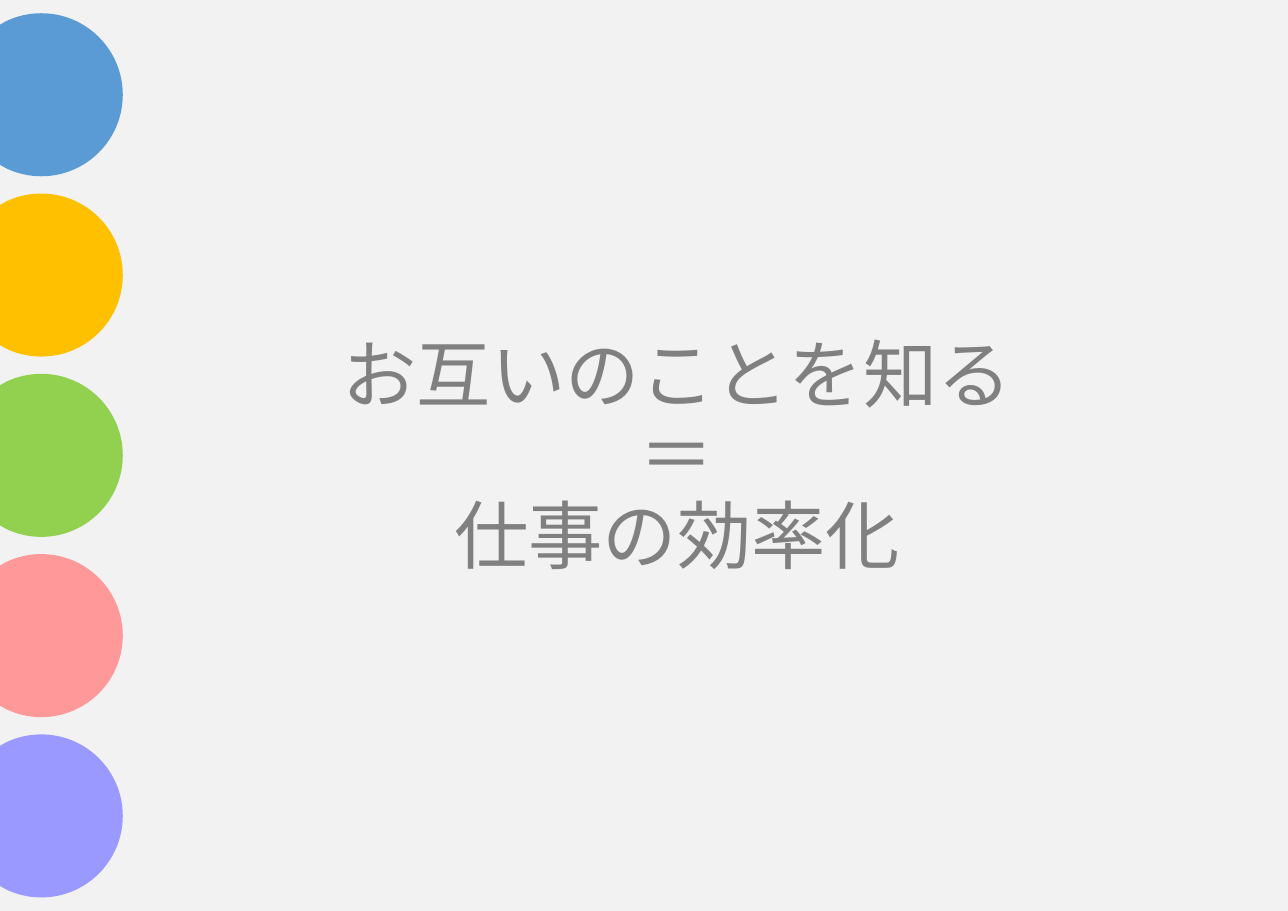
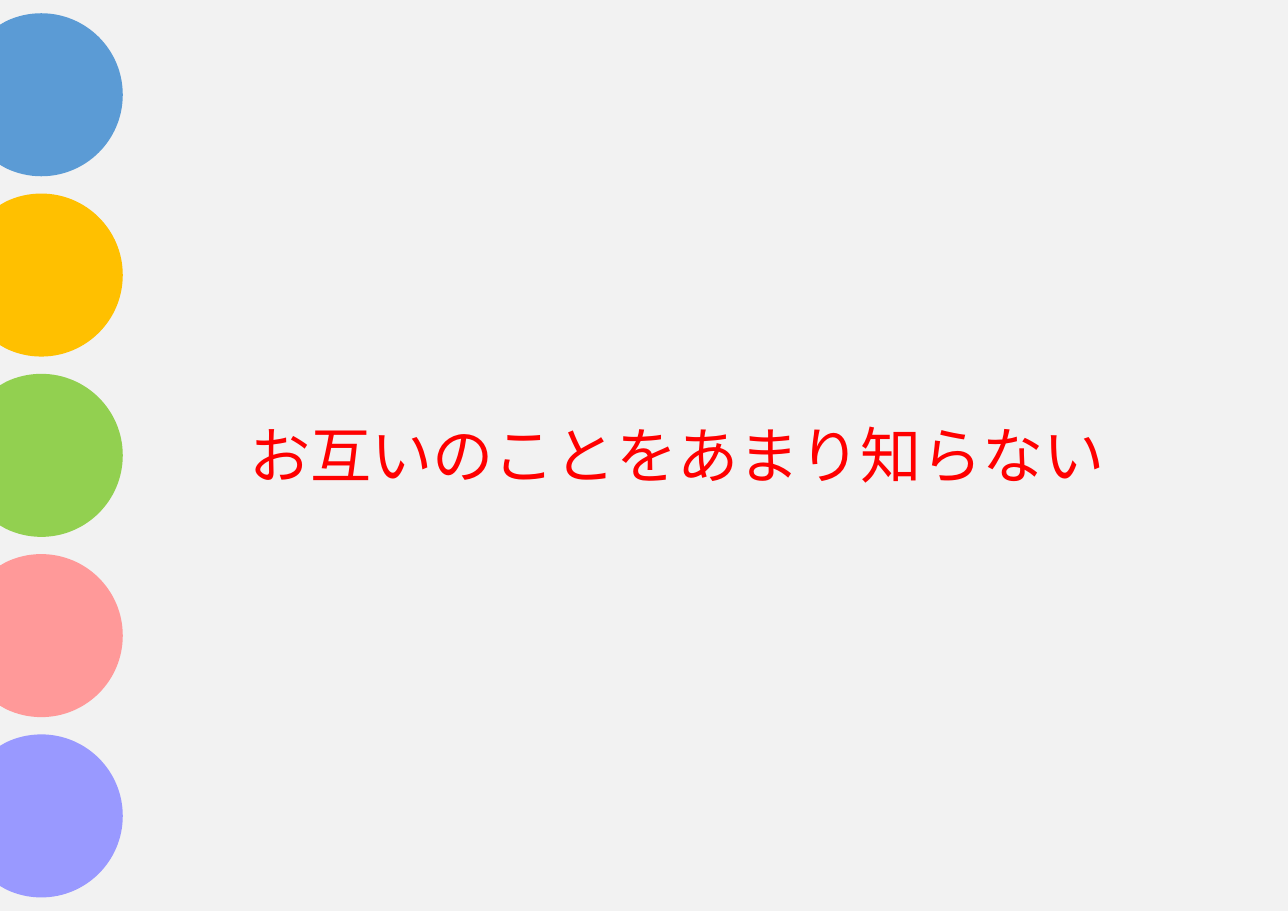
Before and after one commit to asojketest1/test, a slide deck: slide 7 of Funanaプレゼン.pptx. Drawn at 1288x911 pixels with LibreOffice and Linux fonts; fonts in the diff are those of the drawing. Boxes give left, top, right and bottom in pixels: in the first picture for what was removed or moved away, otherwise in the second. Text is boxed around its words. In the diff, an @@ line names an element or a change of style, - is before the commit and + after.

```diff
--- a/Funanaプレゼン.pptx
+++ b/Funanaプレゼン.pptx
@@ title at (x1=249, y1=426, x2=1105, y2=483): text changed; size 48.6 to 40 pt; text colour #808080 to #FF0000 @@
-お互いのことを知る
-＝
-仕事の効率化
+お互いのことをあまり知らない
```
Also in this commit, not shown: 8 other slides changed, 10 slides added, 6 slides removed.
